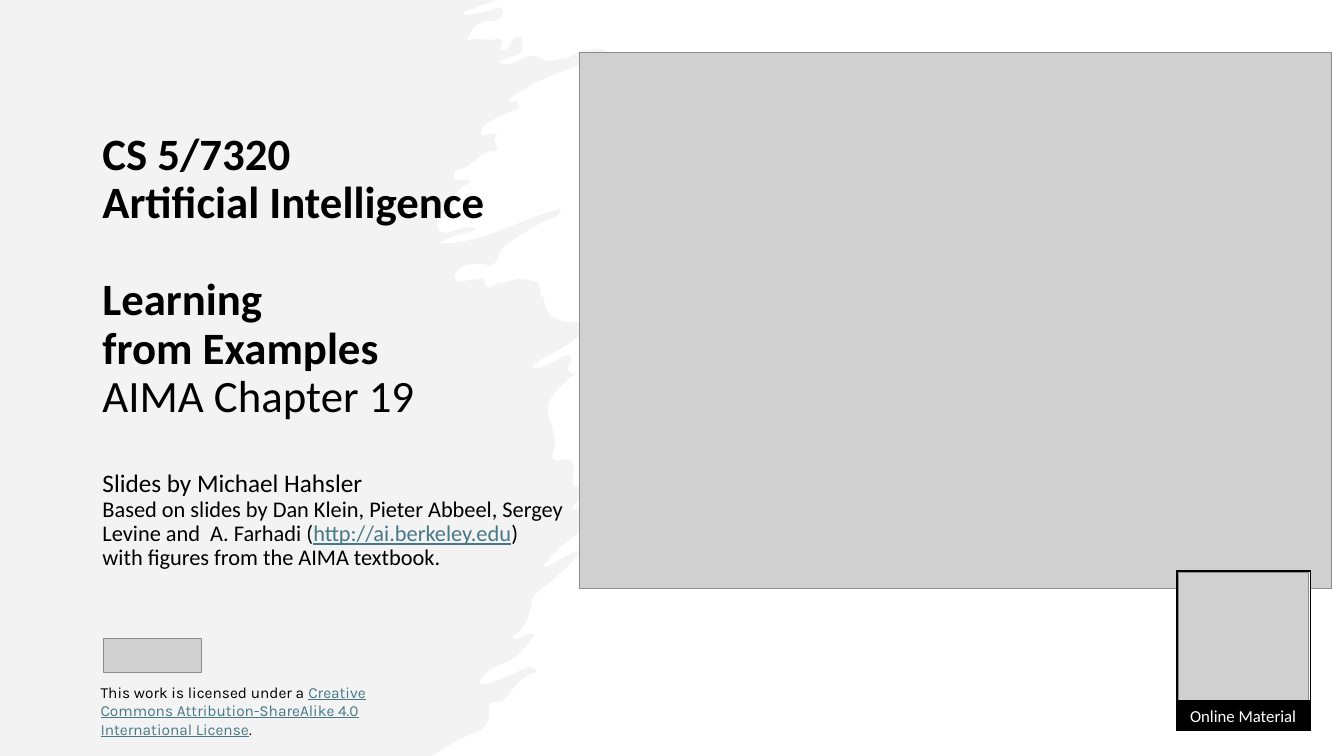
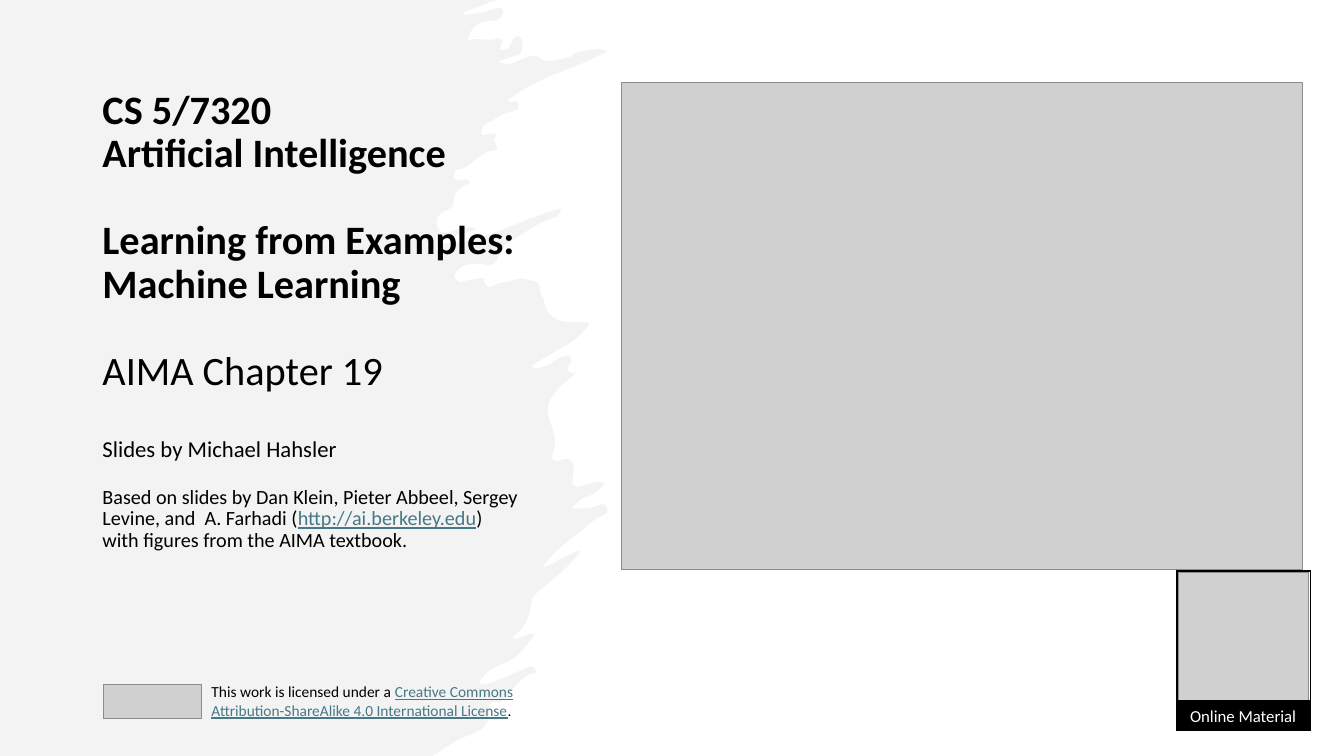
Before and after one commit to mhahsler/CS7320-AI, a slide deck: slide 1 of slides/19_ML_intro.pptx. Drawn at 1344x756 pixels with LibreOffice and Linux fonts; fonts in the diff are those of the drawing; grey boxes stand for pictures. Boxes give left, top, right and bottom in pixels: in the first picture for what was removed or moved away, otherwise in the second. Text is boxed around its words. In the diff, an @@ line names an element or a change of style, - is before the commit and + after.

```diff
--- a/slides/19_ML_intro.pptx
+++ b/slides/19_ML_intro.pptx
@@ picture: place and size @@
-picture at (580,52,1331,589)
+picture at (622,83,1303,569)
@@ title at (102,95,517,551): text changed; size 16 to 14.4 pt @@
-CS 5/7320
-Artificial Intelligence
-Learning
-from Examples
-AIMA Chapter 19
-Slides by Michael Hahsler
-Based on slides by Dan Klein, Pieter Abbeel, Sergey Levine and A. Farhadi (http://ai.berkeley.edu)
-with figures from the AIMA textbook.
+CS 5/7320
+Artificial Intelligence
+Learning from Examples:
+Machine Learning
+AIMA Chapter 19
+Slides by Michael Hahsler
+Based on slides by Dan Klein, Pieter Abbeel, Sergey Levine, and A. Farhadi (http://ai.berkeley.edu)
+with figures from the AIMA textbook.
@@ picture: place and size @@
-picture at (104,638,202,673)
+picture at (104,685,202,719)
@@ text "This work is licensed under ...": place and size @@
-text "This work is licensed under ..." at (101,687,365,737)
+text "This work is licensed under ..." at (211,686,513,719)
@@ text "This work is licensed under ..." at (211,686,513,719): font Karla to Calibri @@
```
Also in this commit, not shown: 12 other slides changed, 1 other file.
